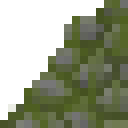
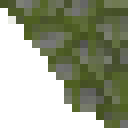
Revision of a layered 128 × 128 image; what changed, layer by layer:
added layer "moss_new copy 5" in group "Sloped" over 0, 0, 128, 128
hid "moss_new copy 2", opacity 90% → 100%, painted on it over 0, 0, 128, 128
removed layer "cobblestone_moss copy 2" (was 50%) from group "Sloped" over 0, 0, 128, 128
removed layer "Layer 2 copy 2" from group "Sloped" over 16, 0, 128, 128
removed layer "Cobblestone copy 2" from group "Sloped" over 0, 0, 128, 128
